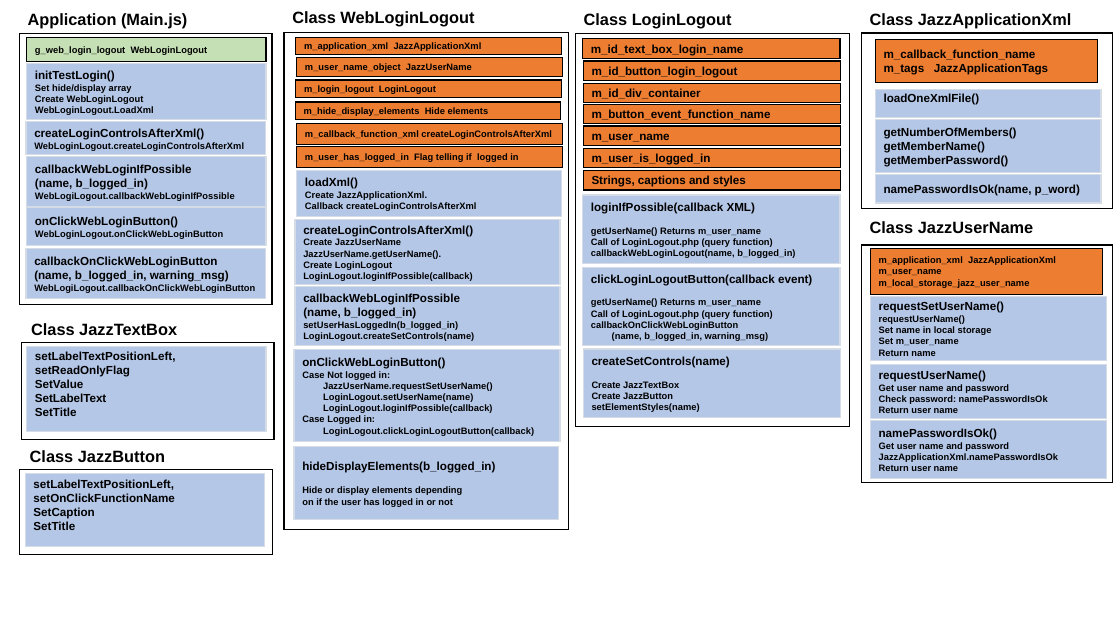
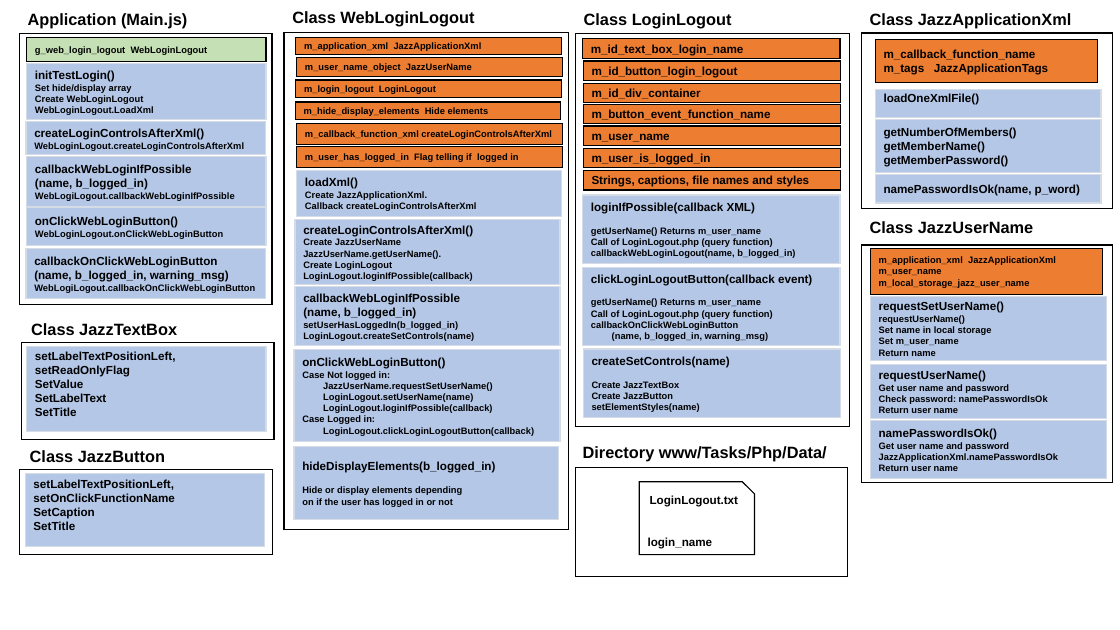
Before and after one commit to JazzLiveAarau/WwwLogin, a slide deck: slide 2 of Description/WebLoginLogout.pptx. Drawn at 1120x630 pixels with LibreOffice and Linux fonts; fonts in the diff are those of the drawing. Boxes give left, top, right and bottom in pixels: in the first picture for what was removed or moved away, otherwise in the second. Text is boxed around its words. In the diff, an @@ line names an element or a change of style, - is before the commit and + after.

Commit message:
Login-Logout only read tested. Debug added

```diff
--- a/Description/WebLoginLogout.pptx
+++ b/Description/WebLoginLogout.pptx
@@ text in rectangle at box(592, 175, 809, 187): text changed @@
-Strings, captions and styles
+Strings, captions, file names and styles
@@ text added at box(583, 446, 827, 462), 14 pt, text #000000, bold @@
+Directory www/Tasks/Php/Data/
@@ rectangle added at box(576, 468, 848, 576), outline #000000 1 pt @@
@@ snip rect added at box(639, 481, 755, 555), outline #000000 1 pt, 10 pt, text #000000, bold @@
+LoginLogout.txt
+login_name
```
Also in this commit, not shown: 4 other files.
